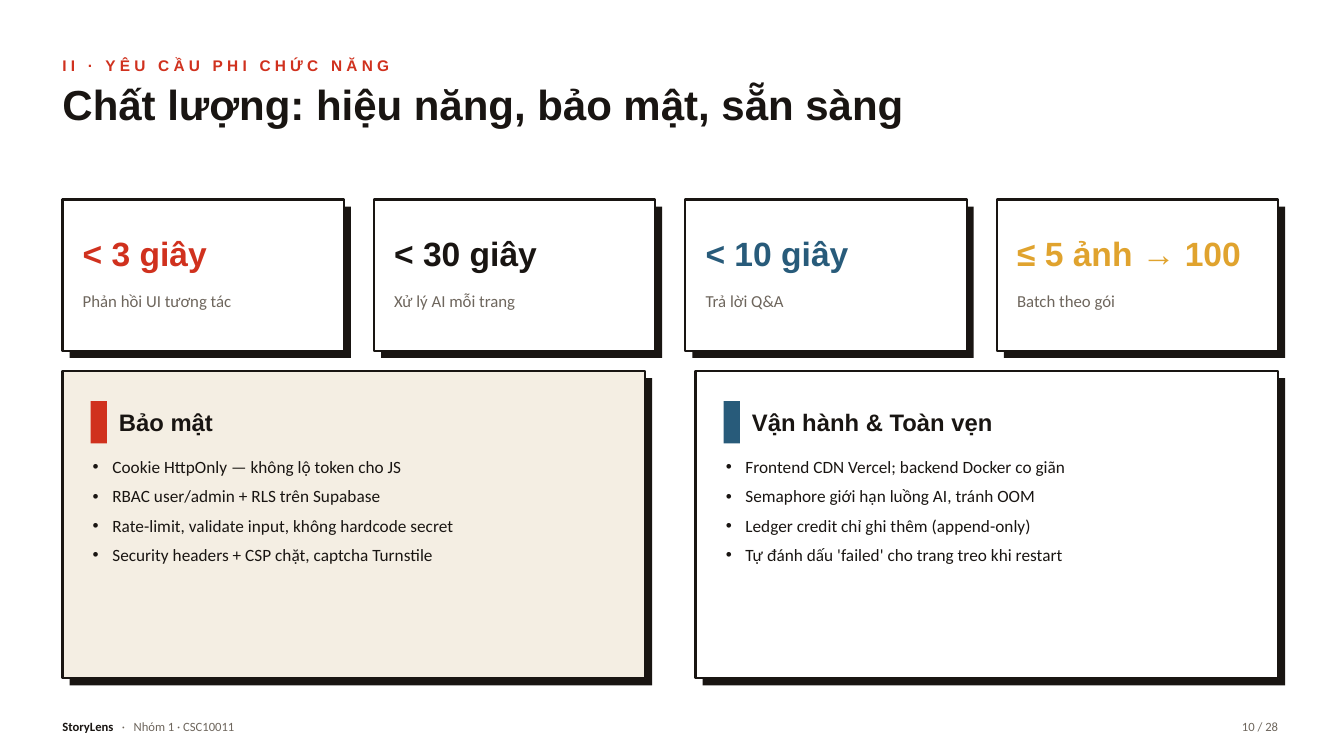
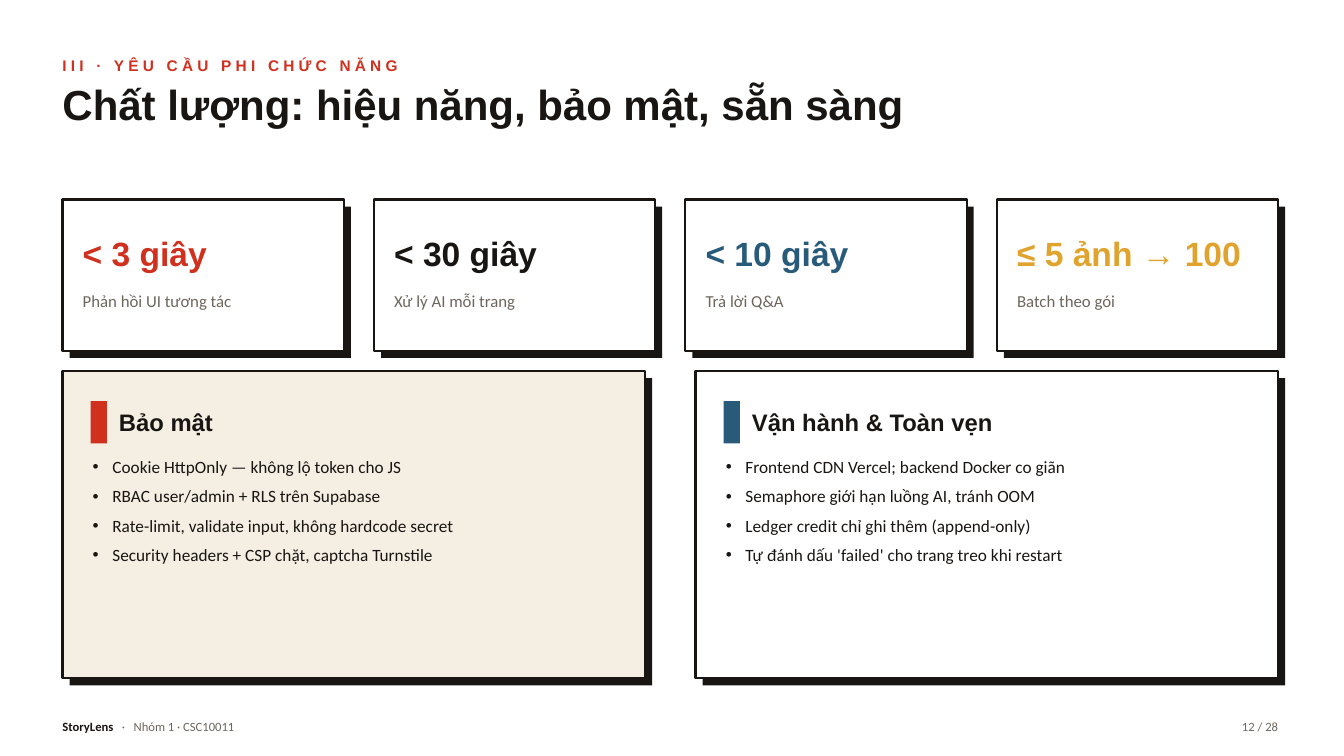
Before and after one commit to trungkiet2005/storylen, a slide deck: slide 12 of docs/presentation/StoryLens_Presentation.pptx (slide 10 before the commit). Drawn at 1344x756 pixels with LibreOffice and Linux fonts; fonts in the diff are those of the drawing. Boxes give left, top, right and bottom in pixels: in the first picture for what was removed or moved away, otherwise in the second. Text is boxed around its words. In the diff, an @@ line names an element or a change of style, - is before the commit and + after.

```diff
--- a/docs/presentation/StoryLens_Presentation.pptx
+++ b/docs/presentation/StoryLens_Presentation.pptx
@@ text at <box>62,59,398,71</box>: text changed @@
-II · YÊU CẦU PHI CHỨC NĂNG
+III · YÊU CẦU PHI CHỨC NĂNG
@@ text at <box>1242,722,1278,731</box>: text changed @@
-10 / 28
+12 / 28
```
Also in this commit, not shown: 22 other slides changed, 5 other files.
